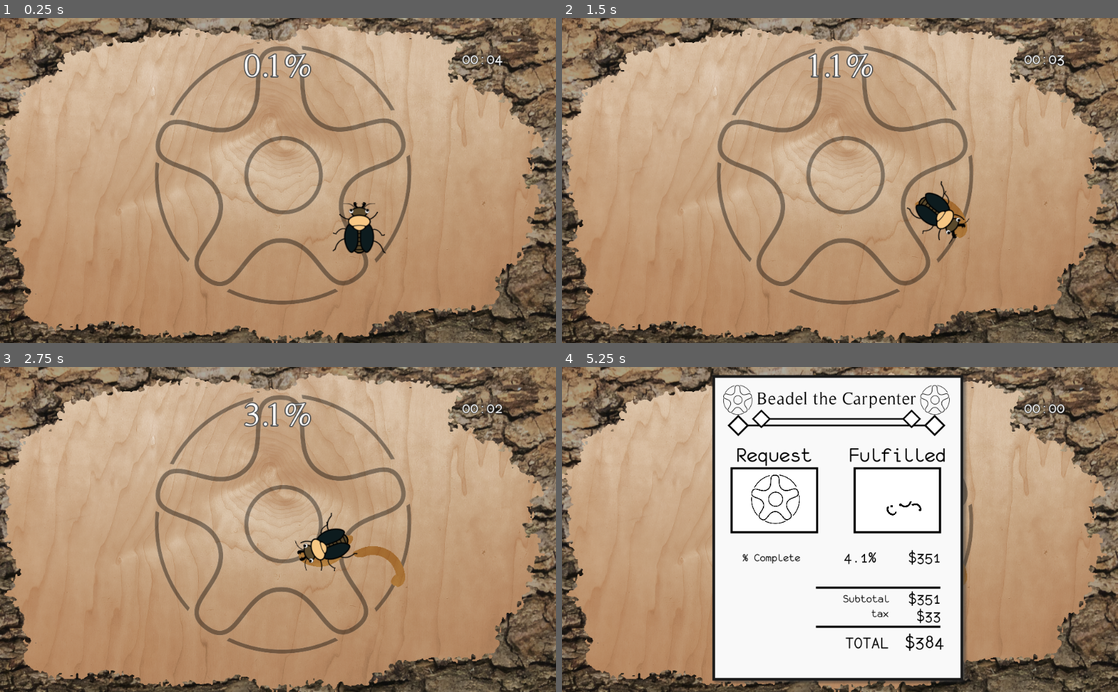
Above: before the commit, frames 1-4 (two rows, left to right).
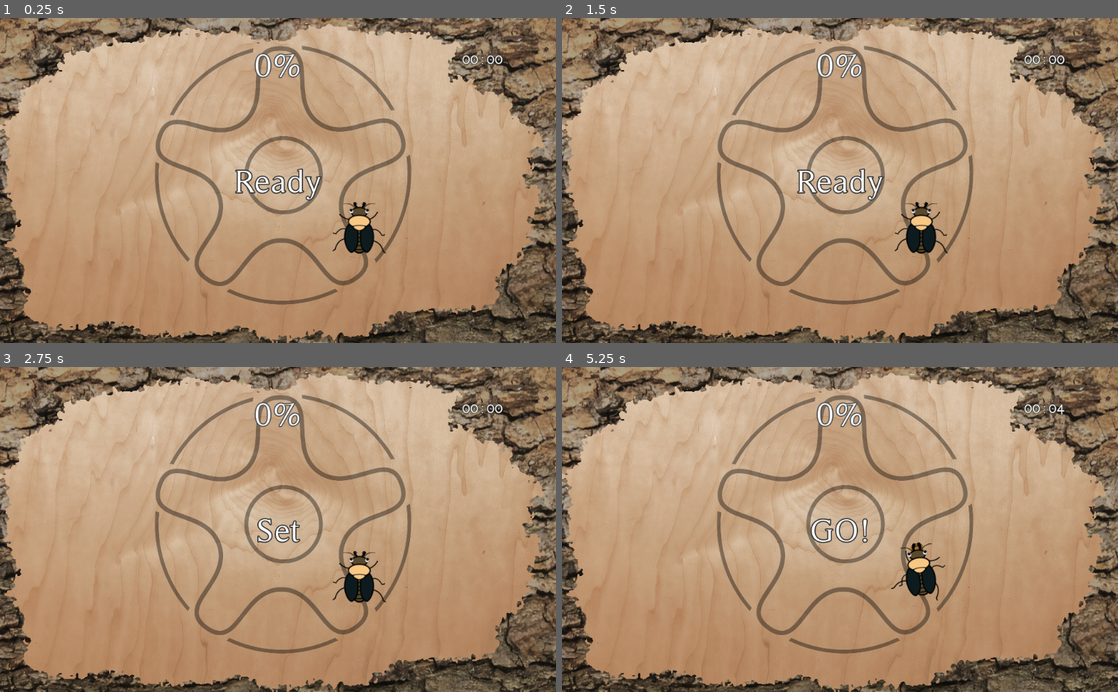
Above: after the commit, the same moments.

Repository: matthewpaul-us/godot-beadel_the_carpenter
Game: Godot game, scene res://levels/LevelBeadel.tscn
Same seed, same stepped clock (60 frames per second), same inputs: the game is played once before the commit and once after it. Before the commit the project starts from res://Main.tscn.
Inputs:
- Up to frame 1 (0.25 s): no input
- Up to frame 2 (1.5 s): tap Enter at 0.5 s; hold Right (turn_right) 0.53-1.28 s; hold Space (eat) 0.53-1.28 s; hold Down (go_backward) from 1.28 s (still down); tap Space (eat) at 1.35 s
- Up to frame 3 (2.75 s): release Down (go_backward) at 2.03 s; hold Right (turn_right) from 2.03 s (still down); hold Space (eat) from 2.03 s (still down)
- Up to frame 4 (5.25 s): release Right (turn_right) at 2.78 s; release Space (eat) at 2.78 s; hold Up (go_forward) 2.78-3.53 s; tap Space (eat) at 2.85, 4.35 s; hold Space (eat) 3.53-4.28 s; hold Left (turn_left) 3.53-5.03 s; hold Down (go_backward) from 5.03 s (still down); hold Space (eat) from 5.03 s (still down)

The runs differ from the first frame. In frame 1, 1.3% of the frame differs, in the area x 42-91%, y 10-57%; in frame 2, 2.7%; in frame 3, 2.9%; in frame 4, 43%, in the area x 27-91%, y 2-98%.

Commit message:
Add multiple levels, next level button.

Diff:
--- a/Beadel.gd
+++ b/Beadel.gd
@@ -11,6 +11,7 @@
 onready var _eat_sound := $EatSound
 onready var _walk_sound := $WalkSound
 onready var _body := $Body
+onready var _fsm := $StateMachine
 
 var beadel_head
 var _velocity := Vector2.ZERO
@@ -59,6 +60,12 @@
 func stop_animation():
 	_anim.stop()
 
+func start_play():
+	_fsm.set_state('idle')
+
+func stop_play():
+	_fsm.set_state('stopped')
+
 
 func _forward():
 	return Vector2(0, -1).rotated(rotation).normalized()
--- a/EatenViewport.gd
+++ b/EatenViewport.gd
@@ -5,6 +5,7 @@
 # var a = 2
 # var b = "text"
 
+onready var beetle_head = $BeetleHead
 
 # Called when the node enters the scene tree for the first time.
 func _ready():
--- /dev/null
+++ b/EatenViewport.tscn
@@ -0,0 +1,26 @@
+[gd_scene load_steps=4 format=2]
+
+[ext_resource path="res://EatenViewport.gd" type="Script" id=1]
+[ext_resource path="res://assets/images/white-background.png" type="Texture" id=2]
+[ext_resource path="res://assets/images/beetle_head.png" type="Texture" id=3]
+
+[node name="EatenViewport" type="Viewport"]
+size = Vector2( 1024, 600 )
+own_world = true
+transparent_bg = true
+handle_input_locally = false
+disable_3d = true
+usage = 0
+render_target_v_flip = true
+render_target_clear_mode = 2
+render_target_update_mode = 3
+script = ExtResource( 1 )
+
+[node name="BeetleHead" type="Sprite" parent="."]
+scale = Vector2( 0.154, 0.099 )
+texture = ExtResource( 3 )
+
+[node name="TextureRect" type="TextureRect" parent="."]
+margin_right = 40.0
+margin_bottom = 40.0
+texture = ExtResource( 2 )
--- a/GUI.gd
+++ b/GUI.gd
@@ -1,8 +1,11 @@
 extends CanvasLayer
+
+signal next_level_pressed
 
 onready var _receipt := $Receipt
 onready var _time_left_label := $TimeLeftLabel
 onready var _percent_complete_label := $PercentCompleteLabel
+onready var _message := $MainMessage
 
 func set_time_left(seconds_left : float):
 	var minutes = int(seconds_left / 60)
@@ -11,7 +14,7 @@
 	_time_left_label.text = '%02d:%02d' % [minutes, seconds]
 
 func set_percent_complete(percent_complete : float):
-	_percent_complete_label.text = '%d.1%%' % (percent_complete * 100.0)
+	_percent_complete_label.text = '%d%%' % (percent_complete * 100.0)
 
 func show_receipt(percent_complete : float, percent_complete_money : float,
 	time_taken_seconds : float, time_taken_money : float,
@@ -26,3 +29,13 @@
 		_receipt.update_tax()
 		_receipt.update_total()
 		_receipt.show()
+
+func show_message(message : String, time_to_show : float):
+	_message.text = message
+	_message.show()
+	yield(get_tree().create_timer(time_to_show), "timeout")
+	_message.hide()
+
+
+func _on_Receipt_next_level_pressed():
+	emit_signal("next_level_pressed")
--- a/GUI.tscn
+++ b/GUI.tscn
@@ -1,22 +1,17 @@
-[gd_scene load_steps=7 format=2]
+[gd_scene load_steps=6 format=2]
 
 [ext_resource path="res://receipt/Receipt.tscn" type="PackedScene" id=1]
-[ext_resource path="res://assets/fonts/Timeless.ttf" type="DynamicFontData" id=2]
+[ext_resource path="res://ImpactFont.tres" type="DynamicFont" id=2]
 [ext_resource path="res://GUI.gd" type="Script" id=3]
 
-[sub_resource type="DynamicFont" id=1]
-size = 60
-outline_size = 2
-font_data = ExtResource( 2 )
-
-[sub_resource type="DynamicFontData" id=3]
+[sub_resource type="DynamicFontData" id=1]
 font_path = "res://assets/fonts/monof55.ttf"
 
 [sub_resource type="DynamicFont" id=2]
 size = 30
 outline_size = 1
 outline_color = Color( 0.207843, 0.207843, 0.207843, 1 )
-font_data = SubResource( 3 )
+font_data = SubResource( 1 )
 
 [node name="GUI" type="CanvasLayer"]
 script = ExtResource( 3 )
@@ -28,7 +23,7 @@
 margin_top = 52.0
 margin_right = 200.0
 margin_bottom = 120.0
-custom_fonts/font = SubResource( 1 )
+custom_fonts/font = ExtResource( 2 )
 custom_colors/font_outline_modulate = Color( 0.317647, 0.317647, 0.317647, 1 )
 text = "13%"
 align = 1
@@ -52,3 +47,23 @@
 
 [node name="Receipt" parent="." instance=ExtResource( 1 )]
 visible = false
+
+[node name="MainMessage" type="Label" parent="."]
+visible = false
+anchor_left = 0.5
+anchor_top = 0.5
+anchor_right = 0.5
+anchor_bottom = 0.5
+margin_left = -337.5
+margin_top = -34.0
+margin_right = 337.5
+margin_bottom = 34.0
+custom_fonts/font = ExtResource( 2 )
+custom_colors/font_outline_modulate = Color( 0.207843, 0.207843, 0.207843, 1 )
+text = "Here is a really long Label!"
+align = 1
+valign = 1
+__meta__ = {
+"_edit_use_anchors_": false
+}
+[connection signal="next_level_pressed" from="Receipt" to="." method="_on_Receipt_next_level_pressed"]
--- /dev/null
+++ b/ImpactFont.tres
@@ -0,0 +1,8 @@
+[gd_resource type="DynamicFont" load_steps=2 format=2]
+
+[ext_resource path="res://assets/fonts/Timeless.ttf" type="DynamicFontData" id=1]
+
+[resource]
+size = 60
+outline_size = 2
+font_data = ExtResource( 1 )
--- a/Main.gd
+++ b/Main.gd
@@ -1,9 +1,9 @@
 extends Node2D
 
 export(int, 15, 120) var time_for_level
+export(String) var next_level
 
 onready var eaten_viewport := $EatenViewport
-onready var beadel_biter := $EatenViewport/BeadelHead
 onready var symbol := $Symbol
 onready var beadel := $Beadel
 onready var score_keeper := $ScoreKeeper
@@ -12,12 +12,17 @@
 onready var _brain := $StateMachine
 onready var _gui := $GUI
 onready var _win_music := $WinMusic
+onready var _wood := $WoodSurface
 
 func _ready():
-	beadel.beadel_head = beadel_biter
+	beadel.connect("eating_started", eaten_viewport, "_on_Beadel_eating_started")
+
+	beadel.beadel_head = eaten_viewport.beetle_head
 
 	score_keeper.viewport = eaten_viewport
 	score_keeper.symbol = symbol
+
+	_wood.material.set_shader_param("symbol_mask", symbol.texture)
 
 func _process(delta):
 	_gui.set_time_left(_level_timer.time_left)
@@ -33,7 +38,20 @@
 func _on_PlayTimer_timeout():
 	_brain.set_state("end_game")
 
+func play_intro():
+	_gui.show_message("Ready", 1.5)
+	yield(get_tree().create_timer(2), "timeout")
+
+	_gui.show_message("Set", 1.5)
+	yield(get_tree().create_timer(3), "timeout")
+
+	_gui.show_message("GO!", 1)
+
+func play_game():
+	beadel.start_play()
+
 func play_end_game():
+	beadel.stop_play()
 	_win_music.play()
 
 	var percent_complete = score_keeper.get_percent_finished()
@@ -51,3 +69,7 @@
 
 func _on_ScoreKeeper_compare_finished():
 	_gui.set_percent_complete(score_keeper.get_percent_finished())
+
+
+func _on_GUI_next_level_pressed():
+	get_tree().change_scene(next_level)
--- a/Main.tscn
+++ /dev/null
@@ -1,117 +0,0 @@
-[gd_scene load_steps=16 format=2]
-
-[ext_resource path="res://assets/images/wood_smooth.png" type="Texture" id=1]
-[ext_resource path="res://Beadel.tscn" type="PackedScene" id=2]
-[ext_resource path="res://assets/images/symbol.png" type="Texture" id=3]
-[ext_resource path="res://Main.gd" type="Script" id=4]
-[ext_resource path="res://assets/images/beetle_head.png" type="Texture" id=5]
-[ext_resource path="res://assets/images/white-background.png" type="Texture" id=6]
-[ext_resource path="res://EatenViewport.gd" type="Script" id=7]
-[ext_resource path="res://ScoreKeeper.gd" type="Script" id=8]
-[ext_resource path="res://MainFSM.gd" type="Script" id=9]
-[ext_resource path="res://GUI.tscn" type="PackedScene" id=10]
-[ext_resource path="res://assets/audio/cute_victory.wav" type="AudioStream" id=11]
-[ext_resource path="res://assets/images/wood_rough_masked.png" type="Texture" id=12]
-
-[sub_resource type="Shader" id=1]
-code = "shader_type canvas_item;
-
-uniform float blend_offset : hint_range(-1,1);
-uniform sampler2D eaten_mask;
-uniform sampler2D symbol_mask;
-
-float intensity(vec3 color) {
-	return color.r * 0.3 + color.g * 0.59 + color.b * 0.11;
-}
-
-void fragment() {
-	vec4 final_color = texture(TEXTURE, UV);
-	vec4 mask = texture(eaten_mask, UV);
-
-	vec4 symbol_color = texture(symbol_mask, UV);
-
-	float blend = 1.0 - intensity(symbol_color.rgb);
-	//final_color.rgb = final_color.rgb * (1.0 - symbol_color.a) + symbol_color.rgb * (1.0 - symbol_color.a);
-
-	final_color = symbol_color * (blend * blend_offset) + final_color * (1.0 - blend * blend_offset);
-
-	float a = intensity(mask.rgb);
-	final_color.a = round(a);
-
-	COLOR = final_color;
-}"
-
-[sub_resource type="ViewportTexture" id=2]
-viewport_path = NodePath("EatenViewport")
-
-[sub_resource type="ShaderMaterial" id=3]
-resource_local_to_scene = true
-shader = SubResource( 1 )
-shader_param/blend_offset = 0.38
-shader_param/eaten_mask = SubResource( 2 )
-shader_param/symbol_mask = ExtResource( 3 )
-
-[node name="Main" type="Node2D"]
-script = ExtResource( 4 )
-
-[node name="PlayTimer" type="Timer" parent="."]
-wait_time = 5.0
-
-[node name="StateMachine" type="Node" parent="."]
-script = ExtResource( 9 )
-
-[node name="Symbol" type="Sprite" parent="."]
-position = Vector2( 512, 300 )
-texture = ExtResource( 3 )
-
-[node name="WoodUnder" type="Sprite" parent="."]
-modulate = Color( 0.827451, 0.662745, 0.380392, 1 )
-position = Vector2( 512.105, 300 )
-texture = ExtResource( 1 )
-flip_h = true
-flip_v = true
-
-[node name="WoodSurface" type="Sprite" parent="."]
-material = SubResource( 3 )
-position = Vector2( 512.105, 300 )
-texture = ExtResource( 1 )
-
-[node name="RoughWood" type="Sprite" parent="."]
-position = Vector2( 512.105, 300 )
-texture = ExtResource( 12 )
-
-[node name="Beadel" parent="." instance=ExtResource( 2 )]
-position = Vector2( 662, 388 )
-
-[node name="EatenViewport" type="Viewport" parent="."]
-size = Vector2( 1024, 600 )
-own_world = true
-transparent_bg = true
-handle_input_locally = false
-disable_3d = true
-usage = 0
-render_target_v_flip = true
-render_target_clear_mode = 2
-render_target_update_mode = 3
-script = ExtResource( 7 )
-
-[node name="BeadelHead" type="Sprite" parent="EatenViewport"]
-scale = Vector2( 0.154, 0.099 )
-texture = ExtResource( 5 )
-
-[node name="TextureRect" type="TextureRect" parent="EatenViewport"]
-margin_right = 40.0
-margin_bottom = 40.0
-texture = ExtResource( 6 )
-
-[node name="ScoreKeeper" type="Node" parent="."]
-script = ExtResource( 8 )
-
-[node name="GUI" parent="." instance=ExtResource( 10 )]
-
-[node name="WinMusic" type="AudioStreamPlayer" parent="."]
-stream = ExtResource( 11 )
-bus = "Music"
-[connection signal="timeout" from="PlayTimer" to="." method="_on_PlayTimer_timeout"]
-[connection signal="eating_started" from="Beadel" to="EatenViewport" method="_on_Beadel_eating_started"]
-[connection signal="compare_finished" from="ScoreKeeper" to="." method="_on_ScoreKeeper_compare_finished"]
--- a/MainFSM.gd
+++ b/MainFSM.gd
@@ -22,8 +22,13 @@
 	return null
 
 func enter_state(new_state, old_state):
+	if new_state == states.intro:
+		time_to_wait = 5
+		parent.play_intro()
+
 	if new_state == states.carve:
 		parent.set_timer_active(true)
+		parent.play_game()
 
 	if new_state == states.end_game:
 		parent.play_end_game()
--- a/MainMenu.gd
+++ b/MainMenu.gd
@@ -1,6 +1,13 @@
 extends Node
 
+onready var beetle := $Beadel
+onready var eaten_viewport := $EatenViewport
 
+func _ready():
+	beetle.connect("eating_started", eaten_viewport, "_on_Beadel_eating_started")
+	beetle.call_deferred('start_play')
+
+	beetle.beadel_head = eaten_viewport.beetle_head
 
 func _on_Area2D_body_entered(body):
-	get_tree().change_scene("res://Main.tscn")
+	get_tree().change_scene("res://levels/LevelPlug.tscn")
--- a/MainMenu.tscn
+++ b/MainMenu.tscn
@@ -1,15 +1,27 @@
-[gd_scene load_steps=5 format=2]
+[gd_scene load_steps=8 format=2]
 
 [ext_resource path="res://Beadel.tscn" type="PackedScene" id=1]
 [ext_resource path="res://assets/images/title_screen.png" type="Texture" id=2]
 [ext_resource path="res://MainMenu.gd" type="Script" id=3]
+[ext_resource path="res://EatenViewport.tscn" type="PackedScene" id=4]
+[ext_resource path="res://eaten_shader.tres" type="Material" id=5]
+[ext_resource path="res://assets/images/wood_smooth.png" type="Texture" id=6]
 
 [sub_resource type="RectangleShape2D" id=1]
 
 [node name="MainMenu" type="Node"]
 script = ExtResource( 3 )
 
+[node name="WoodUnder" type="TextureRect" parent="."]
+margin_right = 40.0
+margin_bottom = 40.0
+texture = ExtResource( 6 )
+__meta__ = {
+"_edit_use_anchors_": false
+}
+
 [node name="TextureRect" type="TextureRect" parent="."]
+material = ExtResource( 5 )
 anchor_right = 1.0
 anchor_bottom = 1.0
 texture = ExtResource( 2 )
@@ -35,4 +47,6 @@
 position = Vector2( 18.3953, 16.6434 )
 rotation = -0.172778
 shape = SubResource( 1 )
+
+[node name="EatenViewport" parent="." instance=ExtResource( 4 )]
 [connection signal="body_entered" from="PlayButton/Area2D" to="." method="_on_Area2D_body_entered"]
--- a/beetle/BeetleFSM.gd
+++ b/beetle/BeetleFSM.gd
@@ -5,15 +5,17 @@
 	add_state("walking_forward")
 	add_state("walking_backward")
 	add_state("eating")
-	call_deferred('set_state', 'idle')
+	add_state("stopped")
+	call_deferred('set_state', 'stopped')
 
 func process_state(delta):
-	# We always want to be able to turn
-	if Input.is_action_pressed("turn_right"):
-		parent.rotate(parent.turn_speed * delta)
+	# We always want to be able to turn, except when stopped
+	if state != 'stopped':
+		if Input.is_action_pressed("turn_right"):
+			parent.rotate(parent.turn_speed * delta)
 
-	if Input.is_action_pressed("turn_left"):
-		parent.rotate(-parent.turn_speed * delta)
+		if Input.is_action_pressed("turn_left"):
+			parent.rotate(-parent.turn_speed * delta)
 
 	match state:
 		"eating":
@@ -68,6 +70,10 @@
 		parent._velocity = Vector2.ZERO
 		parent.stop_animation()
 
+	if new_state == "stopped":
+		parent._velocity = Vector2.ZERO
+		parent.stop_animation()
+
 func exit_state(old_state, new_state):
 	if old_state == "eating":
 		parent.emit_signal("eating_finished")
--- /dev/null
+++ b/eaten_shader.tres
@@ -0,0 +1,38 @@
+[gd_resource type="ShaderMaterial" load_steps=3 format=2]
+
+[sub_resource type="Shader" id=1]
+code = "shader_type canvas_item;
+
+uniform float blend_offset : hint_range(-1,1);
+uniform sampler2D eaten_mask;
+uniform sampler2D symbol_mask;
+
+float intensity(vec3 color) {
+	return color.r * 0.3 + color.g * 0.59 + color.b * 0.11;
+}
+
+void fragment() {
+	vec4 final_color = texture(TEXTURE, UV);
+	vec4 mask = texture(eaten_mask, UV);
+
+	vec4 symbol_color = texture(symbol_mask, UV);
+
+	float blend = 1.0 - intensity(symbol_color.rgb);
+	//final_color.rgb = final_color.rgb * (1.0 - symbol_color.a) + symbol_color.rgb * (1.0 - symbol_color.a);
+
+	final_color = symbol_color * (blend * blend_offset) + final_color * (1.0 - blend * blend_offset);
+
+	float a = intensity(mask.rgb);
+	final_color.a = round(a);
+
+	COLOR = final_color;
+}"
+
+[sub_resource type="ViewportTexture" id=2]
+viewport_path = NodePath("EatenViewport")
+
+[resource]
+resource_local_to_scene = true
+shader = SubResource( 1 )
+shader_param/blend_offset = 0.38
+shader_param/eaten_mask = SubResource( 2 )
--- /dev/null
+++ b/levels/LevelBeadel.tscn
@@ -0,0 +1,60 @@
+[gd_scene load_steps=12 format=2]
+
+[ext_resource path="res://Main.gd" type="Script" id=1]
+[ext_resource path="res://MainFSM.gd" type="Script" id=2]
+[ext_resource path="res://ScoreKeeper.gd" type="Script" id=3]
+[ext_resource path="res://assets/audio/cute_victory.wav" type="AudioStream" id=4]
+[ext_resource path="res://Beadel.tscn" type="PackedScene" id=5]
+[ext_resource path="res://EatenViewport.tscn" type="PackedScene" id=6]
+[ext_resource path="res://GUI.tscn" type="PackedScene" id=7]
+[ext_resource path="res://assets/images/symbol.png" type="Texture" id=8]
+[ext_resource path="res://assets/images/wood_smooth.png" type="Texture" id=9]
+[ext_resource path="res://eaten_shader.tres" type="Material" id=10]
+[ext_resource path="res://assets/images/wood_rough_masked.png" type="Texture" id=11]
+
+[node name="Level" type="Node2D"]
+script = ExtResource( 1 )
+next_level = "res://levels/LevelPill.tscn"
+
+[node name="StateMachine" type="Node" parent="."]
+script = ExtResource( 2 )
+
+[node name="PlayTimer" type="Timer" parent="."]
+wait_time = 5.0
+
+[node name="Symbol" type="Sprite" parent="."]
+position = Vector2( 512, 300 )
+texture = ExtResource( 8 )
+
+[node name="WoodUnder" type="Sprite" parent="."]
+modulate = Color( 0.827451, 0.662745, 0.380392, 1 )
+position = Vector2( 512.105, 300 )
+texture = ExtResource( 9 )
+flip_h = true
+flip_v = true
+
+[node name="WoodSurface" type="Sprite" parent="."]
+material = ExtResource( 10 )
+position = Vector2( 512.105, 300 )
+texture = ExtResource( 9 )
+
+[node name="RoughWood" type="Sprite" parent="."]
+position = Vector2( 512.105, 300 )
+texture = ExtResource( 11 )
+
+[node name="Beadel" parent="." instance=ExtResource( 5 )]
+position = Vector2( 662, 388 )
+
+[node name="EatenViewport" parent="." instance=ExtResource( 6 )]
+
+[node name="ScoreKeeper" type="Node" parent="."]
+script = ExtResource( 3 )
+
+[node name="GUI" parent="." instance=ExtResource( 7 )]
+
+[node name="WinMusic" type="AudioStreamPlayer" parent="."]
+stream = ExtResource( 4 )
+bus = "Music"
+[connection signal="timeout" from="PlayTimer" to="." method="_on_PlayTimer_timeout"]
+[connection signal="compare_finished" from="ScoreKeeper" to="." method="_on_ScoreKeeper_compare_finished"]
+[connection signal="next_level_pressed" from="GUI" to="." method="_on_GUI_next_level_pressed"]
--- /dev/null
+++ b/levels/LevelPill.tscn
@@ -0,0 +1,58 @@
+[gd_scene load_steps=12 format=2]
+
+[ext_resource path="res://Main.gd" type="Script" id=1]
+[ext_resource path="res://MainFSM.gd" type="Script" id=2]
+[ext_resource path="res://ScoreKeeper.gd" type="Script" id=3]
+[ext_resource path="res://assets/audio/cute_victory.wav" type="AudioStream" id=4]
+[ext_resource path="res://Beadel.tscn" type="PackedScene" id=5]
+[ext_resource path="res://EatenViewport.tscn" type="PackedScene" id=6]
+[ext_resource path="res://GUI.tscn" type="PackedScene" id=7]
+[ext_resource path="res://assets/images/symbols/symbol_pill.png" type="Texture" id=8]
+[ext_resource path="res://assets/images/wood_smooth.png" type="Texture" id=9]
+[ext_resource path="res://eaten_shader.tres" type="Material" id=10]
+[ext_resource path="res://assets/images/wood_rough_masked.png" type="Texture" id=11]
+
+[node name="Level" type="Node2D"]
+script = ExtResource( 1 )
+
+[node name="StateMachine" type="Node" parent="."]
+script = ExtResource( 2 )
+
+[node name="PlayTimer" type="Timer" parent="."]
+wait_time = 5.0
+
+[node name="Symbol" type="Sprite" parent="."]
+position = Vector2( 512, 300 )
+texture = ExtResource( 8 )
+
+[node name="WoodUnder" type="Sprite" parent="."]
+modulate = Color( 0.827451, 0.662745, 0.380392, 1 )
+position = Vector2( 512.105, 300 )
+texture = ExtResource( 9 )
+flip_h = true
+flip_v = true
+
+[node name="WoodSurface" type="Sprite" parent="."]
+material = ExtResource( 10 )
+position = Vector2( 512.105, 300 )
+texture = ExtResource( 9 )
+
+[node name="RoughWood" type="Sprite" parent="."]
+position = Vector2( 512.105, 300 )
+texture = ExtResource( 11 )
+
+[node name="Beadel" parent="." instance=ExtResource( 5 )]
+position = Vector2( 662, 388 )
+
+[node name="EatenViewport" parent="." instance=ExtResource( 6 )]
+
+[node name="ScoreKeeper" type="Node" parent="."]
+script = ExtResource( 3 )
+
+[node name="GUI" parent="." instance=ExtResource( 7 )]
+
+[node name="WinMusic" type="AudioStreamPlayer" parent="."]
+stream = ExtResource( 4 )
+bus = "Music"
+[connection signal="timeout" from="PlayTimer" to="." method="_on_PlayTimer_timeout"]
+[connection signal="compare_finished" from="ScoreKeeper" to="." method="_on_ScoreKeeper_compare_finished"]
--- /dev/null
+++ b/levels/LevelPlug.tscn
@@ -0,0 +1,58 @@
+[gd_scene load_steps=12 format=2]
+
+[ext_resource path="res://assets/images/wood_smooth.png" type="Texture" id=1]
+[ext_resource path="res://Beadel.tscn" type="PackedScene" id=2]
+[ext_resource path="res://assets/images/symbols/symbol_plug.png" type="Texture" id=3]
+[ext_resource path="res://Main.gd" type="Script" id=4]
+[ext_resource path="res://EatenViewport.tscn" type="PackedScene" id=5]
+[ext_resource path="res://eaten_shader.tres" type="Material" id=6]
+[ext_resource path="res://ScoreKeeper.gd" type="Script" id=8]
+[ext_resource path="res://MainFSM.gd" type="Script" id=9]
+[ext_resource path="res://GUI.tscn" type="PackedScene" id=10]
+[ext_resource path="res://assets/audio/cute_victory.wav" type="AudioStream" id=11]
+[ext_resource path="res://assets/images/wood_rough_masked.png" type="Texture" id=12]
+
+[node name="Main" type="Node2D"]
+script = ExtResource( 4 )
+
+[node name="StateMachine" type="Node" parent="."]
+script = ExtResource( 9 )
+
+[node name="PlayTimer" type="Timer" parent="."]
+wait_time = 5.0
+
+[node name="Symbol" type="Sprite" parent="."]
+position = Vector2( 512, 300 )
+texture = ExtResource( 3 )
+
+[node name="WoodUnder" type="Sprite" parent="."]
+modulate = Color( 0.827451, 0.662745, 0.380392, 1 )
+position = Vector2( 512.105, 300 )
+texture = ExtResource( 1 )
+flip_h = true
+flip_v = true
+
+[node name="WoodSurface" type="Sprite" parent="."]
+material = ExtResource( 6 )
+position = Vector2( 512.105, 300 )
+texture = ExtResource( 1 )
+
+[node name="RoughWood" type="Sprite" parent="."]
+position = Vector2( 512.105, 300 )
+texture = ExtResource( 12 )
+
+[node name="Beadel" parent="." instance=ExtResource( 2 )]
+position = Vector2( 662, 388 )
+
+[node name="EatenViewport" parent="." instance=ExtResource( 5 )]
+
+[node name="ScoreKeeper" type="Node" parent="."]
+script = ExtResource( 8 )
+
+[node name="GUI" parent="." instance=ExtResource( 10 )]
+
+[node name="WinMusic" type="AudioStreamPlayer" parent="."]
+stream = ExtResource( 11 )
+bus = "Music"
+[connection signal="timeout" from="PlayTimer" to="." method="_on_PlayTimer_timeout"]
+[connection signal="compare_finished" from="ScoreKeeper" to="." method="_on_ScoreKeeper_compare_finished"]
--- a/project.godot
+++ b/project.godot
@@ -16,7 +16,7 @@
 [application]
 
 config/name="Beadel the Carpenter"
-run/main_scene="res://Main.tscn"
+run/main_scene="res://levels/LevelBeadel.tscn"
 config/icon="res://icon.png"
 
 [display]
--- a/receipt/Receipt.gd
+++ b/receipt/Receipt.gd
@@ -1,4 +1,6 @@
 extends TextureRect
+
+signal next_level_pressed
 
 export(float, 0, 1, 0.005) var tax_rate = 0.095
 
@@ -20,7 +22,7 @@
 var _time_taken_money := 0
 
 func set_percent_complete(complete : float, money : float):
-	percent_complete_label.text = '%d.1%%' % (complete * 100.0)
+	percent_complete_label.text = '%d%%' % (complete * 100.0)
 	percent_complete_money_label.text = _format_money(money)
 	_percent_complete_money = int(money)
 
@@ -54,3 +56,7 @@
 
 func _format_money(m : float):
 	return '$%d' % m
+
+
+func _on_NextLevelButton_pressed():
+	emit_signal("next_level_pressed")
--- a/receipt/Receipt.tscn
+++ b/receipt/Receipt.tscn
@@ -1,9 +1,10 @@
-[gd_scene load_steps=5 format=2]
+[gd_scene load_steps=6 format=2]
 
 [ext_resource path="res://assets/images/invoice.png" type="Texture" id=1]
 [ext_resource path="res://receipt/receipt_font_large.tres" type="DynamicFont" id=2]
 [ext_resource path="res://receipt/receipt_font_small.tres" type="DynamicFont" id=3]
 [ext_resource path="res://receipt/Receipt.gd" type="Script" id=4]
+[ext_resource path="res://assets/images/button_next_level.png" type="Texture" id=5]
 
 [node name="Receipt" type="TextureRect"]
 anchor_left = 0.5
@@ -135,3 +136,14 @@
 __meta__ = {
 "_edit_use_anchors_": false
 }
+
+[node name="NextLevelButton" type="TextureButton" parent="."]
+margin_left = 299.25
+margin_top = 381.9
+margin_right = 440.25
+margin_bottom = 522.9
+texture_normal = ExtResource( 5 )
+__meta__ = {
+"_edit_use_anchors_": false
+}
+[connection signal="pressed" from="NextLevelButton" to="." method="_on_NextLevelButton_pressed"]
Binary file added: assets/images/button_next_level.png
Not shown, added: assets/images/button_next_level.png.import
Binary file added: assets/images/symbols/symbol_beadel.png
Not shown, added: assets/images/symbols/symbol_beadel.png.import
Binary file added: assets/images/symbols/symbol_pill.png
Not shown, added: assets/images/symbols/symbol_pill.png.import
Binary file added: assets/images/symbols/symbol_plug.png
Not shown, added: assets/images/symbols/symbol_plug.png.import
